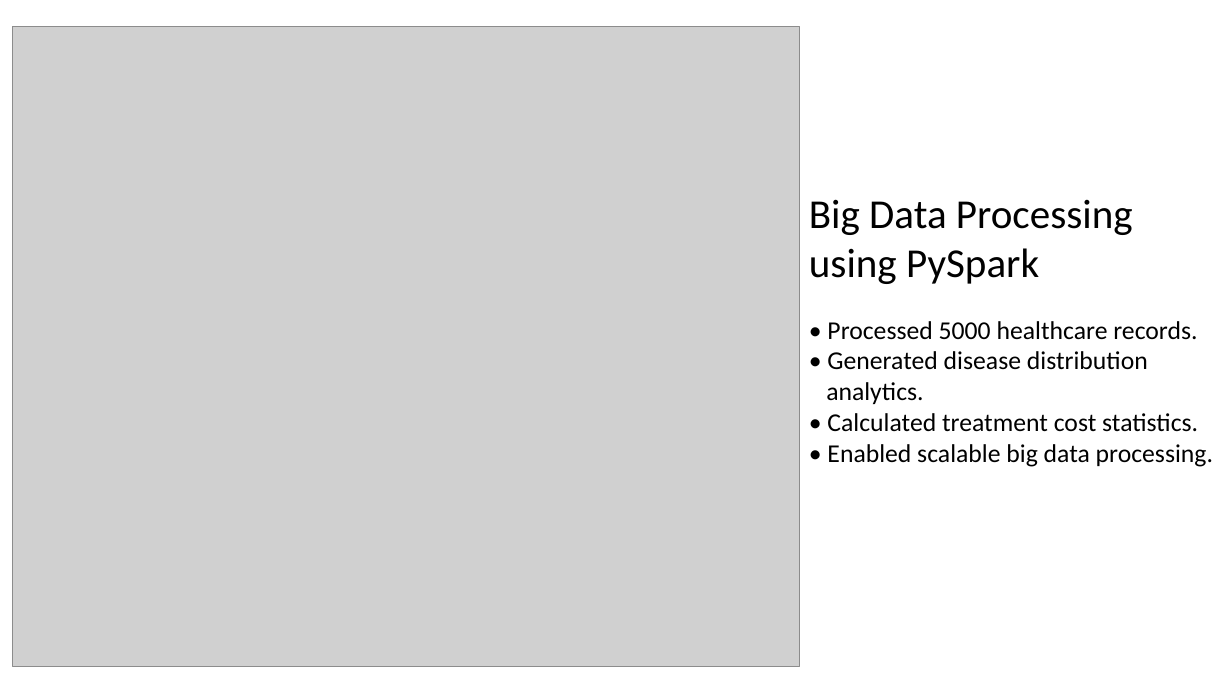
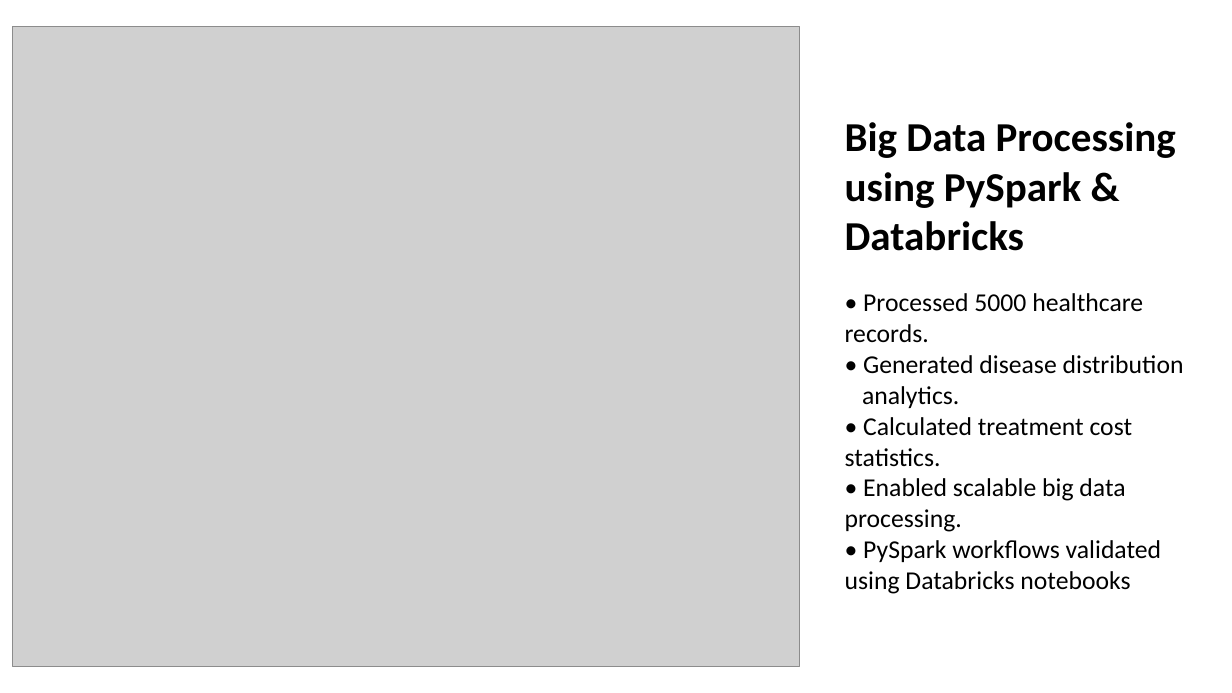
Before and after one commit to arpit-systems/healthcare-analytics-pipeline, a slide deck: slide 7 of PGDDE_Capstone_Healthcare_Analytics_Pipeline_IITJ.pptx (slide 6 before the commit). Drawn at 1232x693 pixels with LibreOffice and Linux fonts; fonts in the diff are those of the drawing; grey boxes stand for pictures. Boxes give left, top, right and bottom in pixels: in the first picture for what was removed or moved away, otherwise in the second. Text is boxed around its words. In the diff, an @@ line names an element or a change of style, - is before the commit and + after.

Commit message:
Final README update with Kafka Databricks and CI/CD

```diff
--- a/PGDDE_Capstone_Healthcare_Analytics_Pipeline_IITJ.pptx
+++ b/PGDDE_Capstone_Healthcare_Analytics_Pipeline_IITJ.pptx
@@ text "Big Data Processing": place and size @@
-text "Big Data Processing" at box(809, 199, 1213, 467)
+text "Big Data Processing" at box(845, 122, 1184, 594)
@@ text at box(845, 122, 1176, 158): bold on in "Big Data Processing" @@
@@ text at box(845, 172, 1082, 251): text changed; bold on @@
-using PySpark
+using PySpark &
+Databricks
@@ text at box(845, 540, 1162, 594): paragraph added @@
+• PySpark workflows validated using Databricks notebooks
```
Also in this commit, not shown: 8 other slides changed, 3 slides added, 3 other files.
